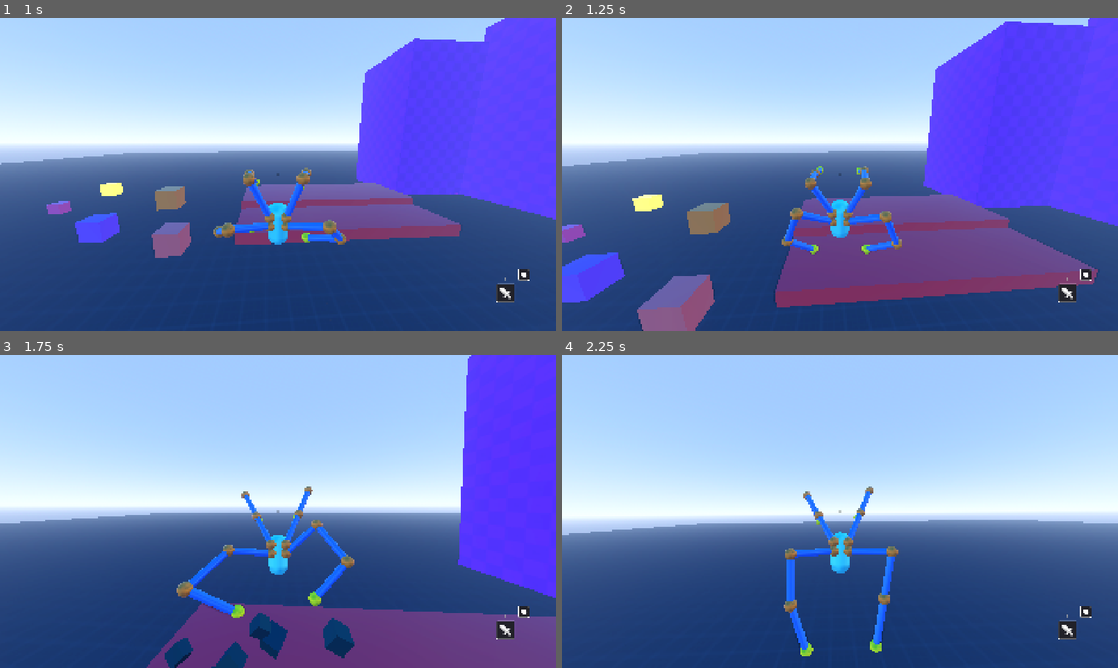
Above: before the commit, frames 1-4 (two rows, left to right).
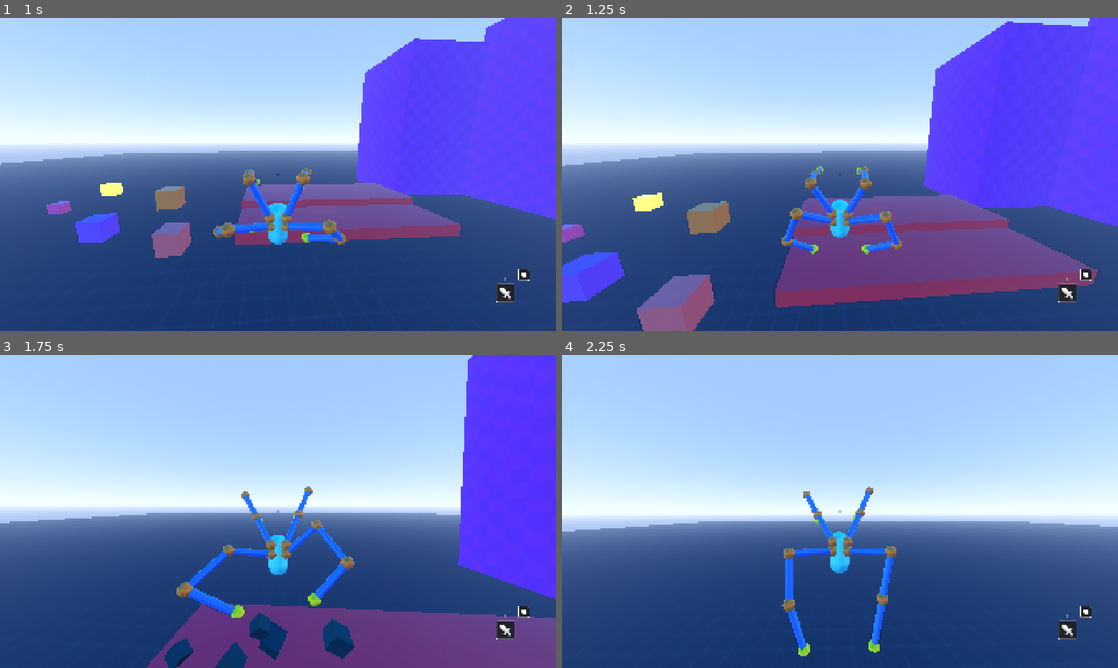
Above: after the commit, the same moments.

Repository: lliamsymonds04/doc-oc
Game: Godot game, scene res://main.tscn
Same seed, same stepped clock (60 frames per second), same inputs: the game is played once before the commit and once after it.
Inputs (mouse positions are in pixels of both pictures, inside the frame that each line leads up to):
- Up to frame 1 (1 s): move the mouse to (305, 174) at 0.52 s; hold W (forward) from 0.53 s (still down); hold Shift (sprint) from 0.53 s (still down); tap Space (jump) at 0.77, 0.8 s
- Up to frame 2 (1.25 s): keep holding W (forward); keep holding Shift (sprint); tap Space (jump) at 1.07 s
- Up to frame 3 (1.75 s): keep holding W (forward); move the mouse to (250, 511) at 1.27 s; release Shift (sprint) at 1.28 s; tap Space (jump) at 1.35, 1.52 s; tap Shift (sprint) at 1.55 s
- Up to frame 4 (2.25 s): keep holding W (forward); tap Space (jump) at 1.82 s; move the mouse to (851, 505) at 2.02 s; click (851, 505) at 2.1 s

Frame 1 is identical in both runs. In frame 2, 0.6% of the frame differs, in the area x 0-100%, y 0-100%; in frame 3, 0.7%; in frame 4, 1.2%, in the area x 0-100%, y 42-97%.

Commit message:
refactor: moved jump logic into player jump controller

Diff:
--- a/systems/player/player_controller.gd
+++ b/systems/player/player_controller.gd
@@ -44,6 +44,7 @@
 var mount_prober: MountProber
 var attack_controller: PlayerAttackController
 var grab_controller: PlayerGrabController
+var jump_controller: PlayerJumpController
 
 var _states: Dictionary = {}
 var _current: PlayerState
@@ -99,6 +100,8 @@
 	_states[StateID.AIR] = AirState.new(self)
 	_current = _states[StateID.GROUNDED]
 
+	jump_controller = PlayerJumpController.new(self, jump)
+
 	_jump_audio_player = AudioStreamPlayer3D.new()
 	_jump_audio_player.stream = preload("res://assets/audio/robot_jump.ogg")
 	add_child(_jump_audio_player)
--- /dev/null
+++ b/systems/player/player_jump_controller.gd
@@ -0,0 +1,82 @@
+class_name PlayerJumpController
+extends RefCounted
+
+
+## Launch result for a ground jump; the calling state applies it:
+## velocity on the player, arc via AirState.begin_launch(), effects via charge.
+class LaunchData:
+	var velocity := Vector3.ZERO
+	var rising_gravity := 1.0
+	var charge := 0.0
+
+
+var player: PlayerController
+var config: JumpConfig
+
+## charge state; GroundedState reads is_holding_jump for the crouch offset
+var is_holding_jump := false
+var hold_time := 0.0
+
+
+func _init(p: PlayerController, jump_config: JumpConfig) -> void:
+	player = p
+	config = jump_config
+
+
+## advance the charge timer; GroundedState calls this each physics tick
+func tick_hold(dt: float) -> void:
+	if is_holding_jump:
+		hold_time += dt
+
+
+func begin_hold() -> void:
+	is_holding_jump = true
+	hold_time = 0.0
+
+
+func cancel_hold() -> void:
+	is_holding_jump = false
+	hold_time = 0.0
+
+
+## pure jump math: builds the launch velocity and charge from hold time.
+## does not mutate the player or the state machine; the caller applies the result
+func create_launch(direction: Vector3) -> LaunchData:
+	var j := config
+	var data := LaunchData.new()
+	data.charge = clampf(hold_time / j.max_jump_hold_time, 0.0, 1.0)
+
+	# charge trades vertical for horizontal: 0 is a flat dash, 1 is a high hop
+	var vertical := lerpf(j.dash_vertical_velocity, j.hop_vertical_velocity, data.charge)
+	var horizontal := lerpf(j.dash_horizontal_velocity, j.hop_horizontal_velocity, data.charge)
+
+	# with no stick input, commit forward so a tap is always a dash, never a pop
+	var dir := direction
+	if dir.length_squared() < 0.01:
+		dir = player.camera_controller.get_input_direction(Vector2(0, -1))
+
+	var velocity := Vector3(0.0, vertical, 0.0)
+
+	# max-blend so running dashes and standing dashes launch at the same speed
+	var hvel := Vector3(player.velocity.x, 0.0, player.velocity.z)
+	var along := hvel.dot(dir)
+	var perp := hvel - dir * along
+	var launch := dir * maxf(along, horizontal) + perp * 0.35
+	velocity.x = launch.x
+	velocity.z = launch.z
+
+	data.velocity = velocity
+	data.rising_gravity = lerpf(j.dash_gravity_multiplier, j.hop_gravity_multiplier, data.charge)
+	return data
+
+
+## wall jump velocity from climb input; caller applies it and transitions to AIR
+func wall_jump_velocity(input_dir: Vector2) -> Vector3:
+	var p := player
+	if input_dir.y < 0:
+		return Vector3.UP * config.wall_jump_upward_velocity
+	if input_dir.x != 0:
+		return p.basis.x * input_dir.x * config.wall_jump_sideways_velocity
+	if input_dir.y > 0:
+		return p.basis.z * config.wall_jump_backward_velocity
+	return Vector3.ZERO
--- a/systems/player/states/air_state.gd
+++ b/systems/player/states/air_state.gd
@@ -5,9 +5,11 @@
 var hard_landing_sound := preload("res://assets/audio/hard_landing.ogg")
 var landing_vfx_scene := preload("res://assets/vfx/landing_vfx.tscn")
 var air_debounce := 0.0
+var launch_grace := 0.0
+
+# gravity arc for this air entry; enter() defaults it, begin_launch() shapes it for a jump
 var jump_gravity_multiplier := 1.0
 var fall_gravity_multiplier := 1.0
-var launch_grace := 0.0
 
 var _audio_player: AudioStreamPlayer3D
 var _landing_vfx: ImpactVFX
@@ -31,8 +33,8 @@
 	var p := player
 	air_debounce = p.air.air_debounce
 
-	# default arc, for entering air without jumping (walked off a ledge).
-	# a jump overrides this via set_jump_gravity() right after enter().
+	# default arc for entering air without jumping (walked off a ledge);
+	# a ground jump overrides it via begin_launch() right after the transition
 	jump_gravity_multiplier = 1.0
 	fall_gravity_multiplier = p.jump.fall_gravity_multiplier
 	launch_grace = 0.0
@@ -41,12 +43,18 @@
 		mount.set_apply_floor(false)
 
 
-## Called by GroundedState at launch so the arc matches the jump's charge:
-## low charge gets heavier gravity, so a dash lands fast instead of floating.
-func set_jump_gravity(rising_multiplier: float) -> void:
-	jump_gravity_multiplier = rising_multiplier
-	fall_gravity_multiplier = player.jump.fall_gravity_multiplier
+## Called by GroundedState right after set_state(AIR) so the arc matches the jump's
+## charge: low charge gets heavier gravity, so a dash lands fast instead of floating.
+func begin_launch(rising_gravity: float) -> void:
+	jump_gravity_multiplier = rising_gravity
 	launch_grace = player.air.launch_grace_time
+
+
+func gravity_scale() -> float:
+	var scale := jump_gravity_multiplier
+	if player.velocity.y <= 0.0:
+		scale *= fall_gravity_multiplier
+	return scale
 
 
 func calculate_hand_velocity_offset(velocity: Vector3) -> Vector3:
@@ -59,10 +67,7 @@
 func physics_update(dt: float) -> void:
 	var p := player
 
-	var gravity_scale := jump_gravity_multiplier
-	if p.velocity.y <= 0.0:
-		gravity_scale *= fall_gravity_multiplier
-	p.velocity += p.get_gravity() * gravity_scale * dt
+	p.velocity += p.get_gravity() * gravity_scale() * dt
 
 	_update_tilt(dt)
 	_update_camera_alignment(dt)
@@ -185,8 +190,8 @@
 	var p := player
 
 	var trauma := p.air.landing_trauma
-	var speed = p.velocity.length()
-	var is_hard_landing = speed >= p.air.hard_landing_speed
+	var speed = p.velocity.y
+	var is_hard_landing = speed <= -p.air.hard_landing_speed
 
 	if is_hard_landing:
 		_audio_player.stream = hard_landing_sound
--- a/systems/player/states/grounded_state.gd
+++ b/systems/player/states/grounded_state.gd
@@ -11,9 +11,7 @@
 var force_align: bool = false
 
 var grounded_debounce := 0.0
-var is_holding_jump := false
 var keep_sprint := false
-var jump_hold_time := 0.0
 var body_y_offset := 0.0
 var is_camera_aligned := false
 var is_sprinting := false
@@ -38,8 +36,7 @@
 	keep_sprint = false
 
 	grounded_debounce = grounded_debounce_time
-	jump_hold_time = 0.0
-	is_holding_jump = false
+	p.jump_controller.cancel_hold()
 	body_y_offset = (p.hover.min_y_offset + p.hover.max_y_offset) / 2.0
 	is_camera_aligned = absf(p.camera_controller.rotation.y) <= align_angle
 	floor_normal = Vector3.UP
@@ -115,8 +112,8 @@
 
 	_update_floor_normal(dt)
 
-	if is_holding_jump:
-		jump_hold_time += dt
+	p.jump_controller.tick_hold(dt)
+	if p.jump_controller.is_holding_jump:
 		body_y_offset = 0.5
 	else:
 		_calculate_y_body_offset(dt)
@@ -191,39 +188,17 @@
 	var p := player
 
 	if Input.is_action_just_pressed("jump"):
-		is_holding_jump = true
-		jump_hold_time = 0.0
+		p.jump_controller.begin_hold()
 
 	if Input.is_action_just_released("jump"):
-		var j := p.jump
-		var charge := clampf(jump_hold_time / j.max_jump_hold_time, 0.0, 1.0)
-
-		# charge trades vertical for horizontal: 0 is a flat dash, 1 is a high hop
-		var vertical := lerpf(j.dash_vertical_velocity, j.hop_vertical_velocity, charge)
-		var horizontal := lerpf(j.dash_horizontal_velocity, j.hop_horizontal_velocity, charge)
-
-		# with no stick input, commit forward so a tap is always a dash, never a pop
-		var dir := direction
-		if dir.length_squared() < 0.01:
-			dir = p.camera_controller.get_input_direction(Vector2(0, -1))
-
-		p.velocity.y = vertical
-
-		# max-blend so running dashes and standing dashes launch at the same speed
-		var hvel := Vector3(p.velocity.x, 0.0, p.velocity.z)
-		var along := hvel.dot(dir)
-		var perp := hvel - dir * along
-		var launch := dir * maxf(along, horizontal) + perp * 0.35
-		p.velocity.x = launch.x
-		p.velocity.z = launch.z
-
+		var launch := p.jump_controller.create_launch(direction)
+		# keep_sprint must be set before set_state(): set_state runs exit(), which reads it
 		keep_sprint = true
+		p.velocity = launch.velocity
 		p.set_state(p.StateID.AIR)
-		p.air_state().set_jump_gravity(
-			lerpf(j.dash_gravity_multiplier, j.hop_gravity_multiplier, charge)
-		)
-		p.play_jump_effects(charge)
-		p.camera_controller.kick_fov(lerpf(5.0, 0.0, charge))
+		p.air_state().begin_launch(launch.rising_gravity)
+		p.play_jump_effects(launch.charge)
+		p.camera_controller.kick_fov(lerpf(5.0, 0.0, launch.charge))
 
 
 func _update_tilt(dt: float) -> void:
--- a/systems/player/states/wall_climb_state.gd
+++ b/systems/player/states/wall_climb_state.gd
@@ -71,15 +71,7 @@
 		return
 
 	if Input.is_action_just_pressed("jump"):
-		if input_dir.y < 0:
-			p.velocity = Vector3.UP * p.jump.wall_jump_upward_velocity
-		elif input_dir.x != 0:
-			p.velocity = p.basis.x * input_dir.x * p.jump.wall_jump_sideways_velocity
-		elif input_dir.y > 0:
-			p.velocity = p.basis.z * p.jump.wall_jump_backward_velocity
-		else:
-			p.velocity = Vector3.ZERO
-
+		p.velocity = p.jump_controller.wall_jump_velocity(input_dir)
 		p.set_state(p.StateID.AIR)
 		p.play_jump_effects(0.5)
 
Not shown, added: systems/player/player_jump_controller.gd.uid
